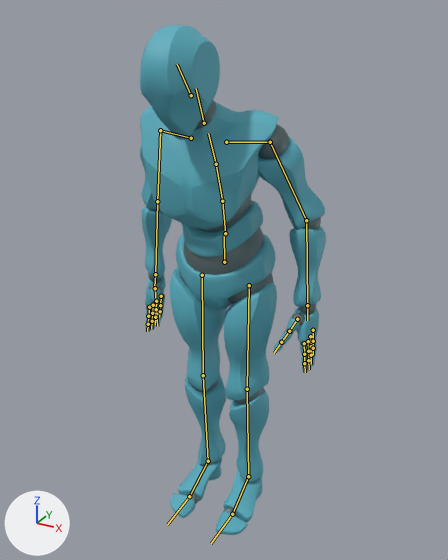
What one commit did to the glTF model assets/models/character_default.glb.
Rendered twice from a 50 mm lens placed at (0.928, -1.698, 1.78), pointed at (0.041, -0.085, 0.973). The axes (+X, +Y, +Z) are drawn at lower left. The lights are the same throughout. Both versions are drawn at frame 1 of the action 'look_down'; the numbers are the values there. The bones that bend it are drawn over the model as lines.

The first picture shows 'alpha_joints', 'alpha_surface'.
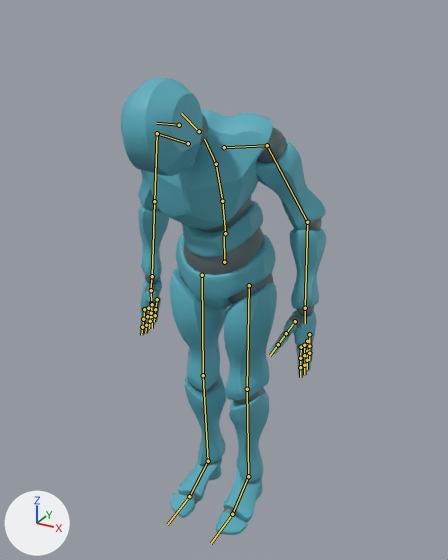
Pixel boxes (x1, y1, x2, y2) of what changed, in the pictures (448 x 560 px):
'alpha_surface', posed (10% wider, 10% shorter): before (140, 25, 326, 535); after (121, 78, 326, 535)
'alpha_joints', posed: before (146, 100, 321, 516); after (140, 114, 322, 516)
bone 'mixamorig:Spine2', root to tip: before (216, 164) to (208, 133); after (216, 164) to (204, 139)
bone 'mixamorig:Neck', root to tip: before (204, 123) to (196, 88); after (199, 131) to (181, 113)
bone 'mixamorig:Head', root to tip: before (191, 95) to (177, 64); after (179, 125) to (156, 123)
bone 'mixamorig:LeftArm', root to tip: before (270, 142) to (306, 220); after (267, 145) to (307, 222)
bone 'mixamorig:LeftForeArm', root to tip: before (306, 220) to (307, 305); after (307, 222) to (305, 308)
bone 'mixamorig:LeftHand', root to tip: before (307, 305) to (307, 320); after (305, 308) to (305, 323)
bone 'mixamorig:RightArm', root to tip: before (160, 130) to (157, 201); after (157, 133) to (154, 201)
bone 'mixamorig:RightForeArm', root to tip: before (157, 201) to (155, 274); after (154, 201) to (152, 276)
bone 'mixamorig:RightHand', root to tip: before (155, 274) to (154, 287); after (152, 276) to (150, 289)

The edits, one by one:
Bone 'mixamorig:Spine2' (bone_mixamorig_spine2) turns from (0, 0, 0) to (13, 0, 0) degrees about its own x, y and z.
Bone 'mixamorig:Neck' (bone_mixamorig_neck) turns from (-3, 0, 0) to (17, 0, 0) degrees about its own x, y and z.
Bone 'mixamorig:Head' (bone_mixamorig_head) turns from (15, 0, 0) to (24, 0, 0) degrees about its own x, y and z.
Bone 'mixamorig:LeftArm' (bone_mixamorig_leftarm) turns from (70, 5, 29) to (64, -5, 27) degrees about its own x, y and z.
Bone 'mixamorig:LeftForeArm' (bone_mixamorig_leftforearm) turns from (0, 0, 26) to (0, 0, 32) degrees about its own x, y and z.
Bone 'mixamorig:LeftHand' (bone_mixamorig_lefthand) turns from (3, -35, -4) to (1, -34, -2) degrees about its own x, y and z.
Bone 'mixamorig:RightArm' (bone_mixamorig_rightarm) turns from (72, 1, -32) to (66, 9, -30) degrees about its own x, y and z.
Bone 'mixamorig:RightForeArm' (bone_mixamorig_rightforearm) turns from (0, 0, -17) to (0, 0, -25) degrees about its own x, y and z.
Bone 'mixamorig:RightHand' (bone_mixamorig_righthand) turns from (-3, 35, 0) to (-5, 34, -1) degrees about its own x, y and z.
